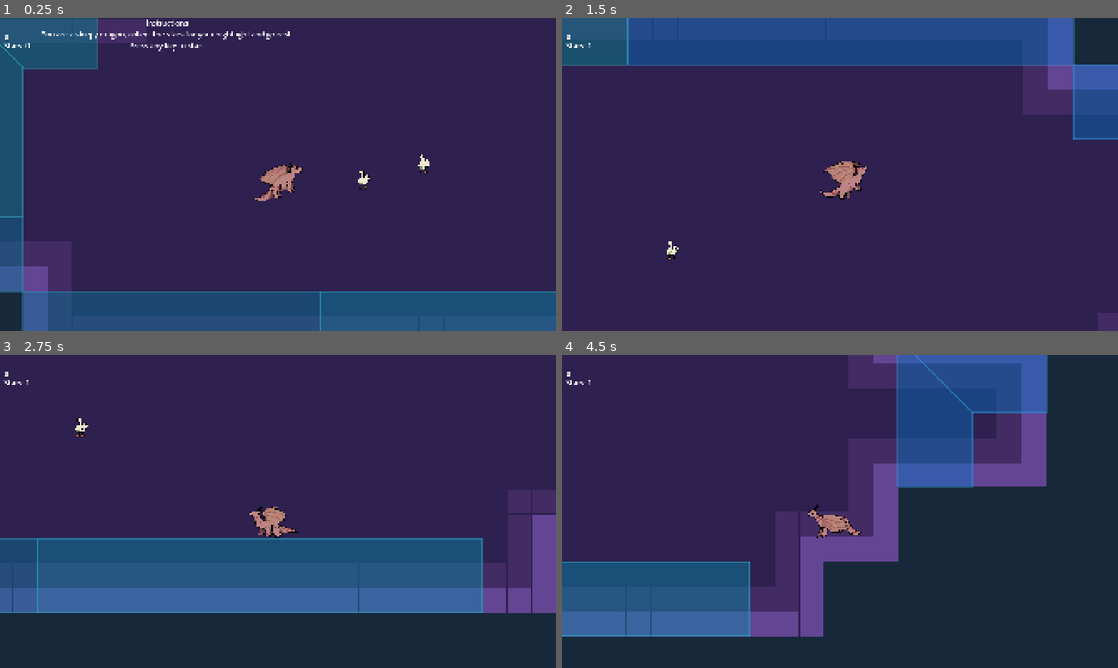
Above: before the commit, frames 1-4 (two rows, left to right).
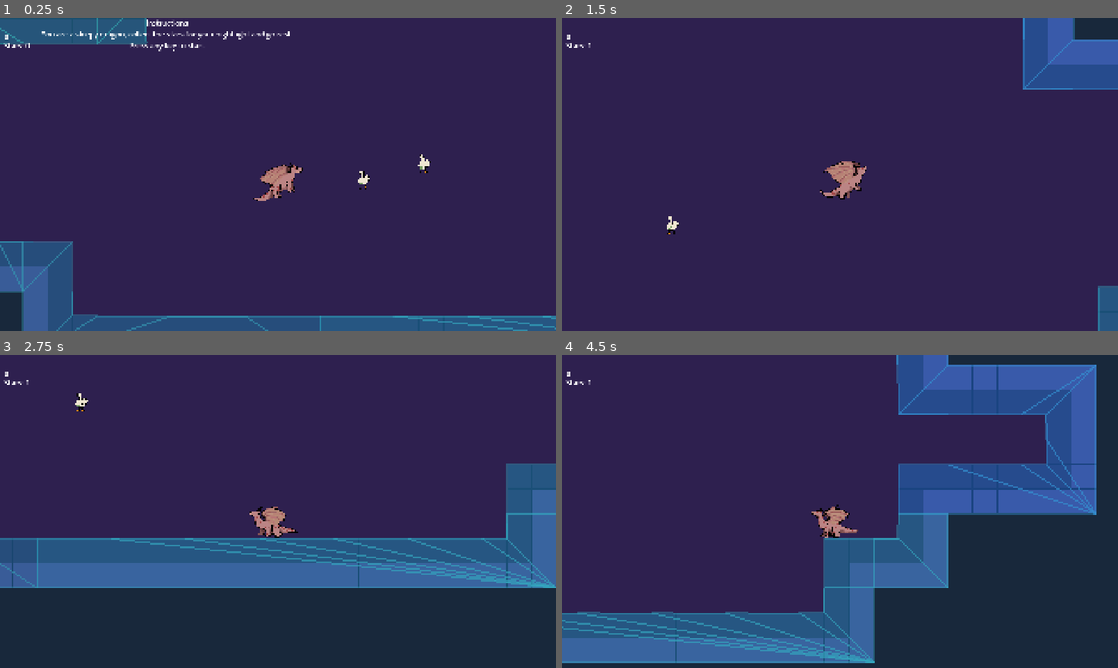
Above: after the commit, the same moments.

Repository: mgirvine21/IllumiateRemake
Game: Godot game, scene res://Scenes/main.tscn
Two runs of this game, one before a commit and one after it. Both use one fixed random seed, a clock stepped at 60 frames per second and the inputs below.
Inputs:
- Up to frame 1 (0.25 s): no input
- Up to frame 2 (1.5 s): tap Enter at 0.5 s; hold D (right) from 0.53 s (still down); tap E (interact) at 0.6, 1.35 s; tap W (jump) at 0.77 s
- Up to frame 3 (2.75 s): tap W (jump) at 1.52 s; release D (right) at 2.03 s; hold A (left) from 2.03 s (still down); tap E (interact) at 2.1 s
- Up to frame 4 (4.5 s): release A (left) at 2.78 s; hold D (right) 2.78-4.28 s; tap E (interact) at 2.85, 3.6, 4.35 s; tap W (jump) at 3.02, 3.77 s; hold A (left) from 4.28 s (still down)

The runs differ from the first frame. In frame 1, 14% of the frame differs, in the area x 0-100%, y 0-100%; in frame 2, 17%; in frame 3, 20%; in frame 4, 36%, in the area x 0-97%, y 0-99%.

Commit message:
Updating tilemap layer collisions

Diff:
--- a/Assets/TileSets/illumiate.tres
+++ b/Assets/TileSets/illumiate.tres
@@ -8,14 +8,14 @@
 0:0/0 = 0
 0:0/0/terrain_set = 0
 0:0/0/terrain = 0
-0:0/0/physics_layer_0/polygon_0/points = PackedVector2Array(-64, -64, 64, -64, 64, 64, -64, 64)
+0:0/0/physics_layer_0/polygon_0/points = PackedVector2Array(-64, -64, 64, -64, 64, 20.94123, 21.46965, 21.489222, 20.88443, 64, -64, 64)
 0:0/0/terrains_peering_bit/right_side = 0
 0:0/0/terrains_peering_bit/bottom_right_corner = 0
 0:0/0/terrains_peering_bit/bottom_side = 0
 1:0/0 = 0
 1:0/0/terrain_set = 0
 1:0/0/terrain = 0
-1:0/0/physics_layer_0/polygon_0/points = PackedVector2Array(-64, -64, 64, -64, 64, 64, -64, 64)
+1:0/0/physics_layer_0/polygon_0/points = PackedVector2Array(-64, -64, 64, -64, 64, 20.51281, -64, 20.638115)
 1:0/0/terrains_peering_bit/right_side = 0
 1:0/0/terrains_peering_bit/bottom_right_corner = 0
 1:0/0/terrains_peering_bit/bottom_side = 0
@@ -24,7 +24,7 @@
 2:0/0 = 0
 2:0/0/terrain_set = 0
 2:0/0/terrain = 0
-2:0/0/physics_layer_0/polygon_0/points = PackedVector2Array(-64, -64, 64, -64, 64, 64, -64, 64)
+2:0/0/physics_layer_0/polygon_0/points = PackedVector2Array(-64, -64, 64, -64, 64, 64, -21.776276, 64, -21.62764, 20.95874, -64, 20.95874)
 2:0/0/terrains_peering_bit/bottom_side = 0
 2:0/0/terrains_peering_bit/bottom_left_corner = 0
 2:0/0/terrains_peering_bit/left_side = 0
@@ -42,6 +42,7 @@
 5:0/0 = 0
 5:0/0/terrain_set = 0
 5:0/0/terrain = 0
+5:0/0/physics_layer_0/polygon_0/points = PackedVector2Array(-64, -64, 64, -64, 64, 64, -21.62764, 64, -21.776276, 21.256027, -64, 21.107384)
 5:0/0/terrains_peering_bit/right_side = 0
 5:0/0/terrains_peering_bit/bottom_side = 0
 5:0/0/terrains_peering_bit/bottom_left_corner = 0
@@ -49,7 +50,7 @@
 0:1/0 = 0
 0:1/0/terrain_set = 0
 0:1/0/terrain = 0
-0:1/0/physics_layer_0/polygon_0/points = PackedVector2Array(-64, -64, 64, -64, 64, 64, -64, 64)
+0:1/0/physics_layer_0/polygon_0/points = PackedVector2Array(-64, -64, 20.593826, -64, 21.493118, 64, -64, 64, -64, 0)
 0:1/0/terrains_peering_bit/right_side = 0
 0:1/0/terrains_peering_bit/bottom_right_corner = 0
 0:1/0/terrains_peering_bit/bottom_side = 0
@@ -69,6 +70,7 @@
 2:1/0 = 0
 2:1/0/terrain_set = 0
 2:1/0/terrain = 0
+2:1/0/physics_layer_0/polygon_0/points = PackedVector2Array(-21.330353, -64, 64, -64, 64, 64, -21.330353, 64)
 2:1/0/terrains_peering_bit/bottom_side = 0
 2:1/0/terrains_peering_bit/bottom_left_corner = 0
 2:1/0/terrains_peering_bit/left_side = 0
@@ -77,12 +79,13 @@
 3:1/0 = 0
 3:1/0/terrain_set = 0
 3:1/0/terrain = 0
+3:1/0/physics_layer_0/polygon_0/points = PackedVector2Array(-64, -64, 64, -64, 64, 64, -64, 64)
 3:1/0/terrains_peering_bit/bottom_side = 0
 3:1/0/terrains_peering_bit/top_side = 0
 4:1/0 = 0
 4:1/0/terrain_set = 0
 4:1/0/terrain = 0
-4:1/0/physics_layer_0/polygon_0/points = PackedVector2Array(-64, -64, 64, -64, 64, 64, -64, 64)
+4:1/0/physics_layer_0/polygon_0/points = PackedVector2Array(-64, -64, 21.06807, -64, 21.06807, -21.252342, 64, -21.62088, 64, 64, -64, 64)
 4:1/0/terrains_peering_bit/right_side = 0
 4:1/0/terrains_peering_bit/bottom_side = 0
 4:1/0/terrains_peering_bit/top_side = 0
@@ -90,6 +93,7 @@
 5:1/0 = 0
 5:1/0/terrain_set = 0
 5:1/0/terrain = 0
+5:1/0/physics_layer_0/polygon_0/points = PackedVector2Array(-20.558922, -21.218838, 64, -20.810104, 64, 64, -20.558922, 64)
 5:1/0/terrains_peering_bit/right_side = 0
 5:1/0/terrains_peering_bit/bottom_side = 0
 5:1/0/terrains_peering_bit/bottom_left_corner = 0
@@ -100,14 +104,14 @@
 0:2/0 = 0
 0:2/0/terrain_set = 0
 0:2/0/terrain = 0
-0:2/0/physics_layer_0/polygon_0/points = PackedVector2Array(-64, -64, 64, -64, 64, 64, -64, 64)
+0:2/0/physics_layer_0/polygon_0/points = PackedVector2Array(-64, -64, 21.06807, -64, 21.06807, -21.252342, 64, -21.62088, 64, 64, -64, 64)
 0:2/0/terrains_peering_bit/right_side = 0
 0:2/0/terrains_peering_bit/top_side = 0
 0:2/0/terrains_peering_bit/top_right_corner = 0
 1:2/0 = 0
 1:2/0/terrain_set = 0
 1:2/0/terrain = 0
-1:2/0/physics_layer_0/polygon_0/points = PackedVector2Array(-64, -64, 64, -64, 64, 64, -64, 64)
+1:2/0/physics_layer_0/polygon_0/points = PackedVector2Array(-64, -20.958748, 64, -20.810104, 64, 64, -64, 64)
 1:2/0/terrains_peering_bit/right_side = 0
 1:2/0/terrains_peering_bit/left_side = 0
 1:2/0/terrains_peering_bit/top_left_corner = 0
@@ -116,6 +120,7 @@
 2:2/0 = 0
 2:2/0/terrain_set = 0
 2:2/0/terrain = 0
+2:2/0/physics_layer_0/polygon_0/points = PackedVector2Array(-21.436623, -21.498032, -21.190926, -64, 64, -64, 64, 64, -64, 64, -64, -21.252342)
 2:2/0/terrains_peering_bit/left_side = 0
 2:2/0/terrains_peering_bit/top_left_corner = 0
 2:2/0/terrains_peering_bit/top_side = 0
@@ -127,7 +132,7 @@
 4:2/0 = 0
 4:2/0/terrain_set = 0
 4:2/0/terrain = 0
-4:2/0/physics_layer_0/polygon_0/points = PackedVector2Array(-64, -64, 64, -64, 64, 64, -64, 64)
+4:2/0/physics_layer_0/polygon_0/points = PackedVector2Array(-64, -64, 64, -64, 64, 20.683754, 20.953537, 21.043472, 21.133392, 64, -64, 64)
 4:2/0/terrains_peering_bit/right_side = 0
 4:2/0/terrains_peering_bit/bottom_right_corner = 0
 4:2/0/terrains_peering_bit/bottom_side = 0
@@ -135,6 +140,7 @@
 5:2/0 = 0
 5:2/0/terrain_set = 0
 5:2/0/terrain = 0
+5:2/0/physics_layer_0/polygon_0/points = PackedVector2Array(-21.5, -64, 64, -64, 64, 20.803162, -20.934845, 20.013168)
 5:2/0/terrains_peering_bit/right_side = 0
 5:2/0/terrains_peering_bit/bottom_right_corner = 0
 5:2/0/terrains_peering_bit/bottom_side = 0
@@ -145,6 +151,7 @@
 0:3/0 = 0
 0:3/0/terrain_set = 0
 0:3/0/terrain = 0
+0:3/0/physics_layer_0/polygon_0/points = PackedVector2Array(-64, -64, 64, -64, 64, 64, -64, 64)
 0:3/0/terrains_peering_bit/right_side = 0
 1:3/0 = 0
 1:3/0/terrain_set = 0
@@ -164,11 +171,13 @@
 4:3/0 = 0
 4:3/0/terrain_set = 0
 4:3/0/terrain = 0
+4:3/0/physics_layer_0/polygon_0/points = PackedVector2Array(-64, -64, 64, -64, 64, 64, -64, 64)
 4:3/0/terrains_peering_bit/right_side = 0
 4:3/0/terrains_peering_bit/top_side = 0
 5:3/0 = 0
 5:3/0/terrain_set = 0
 5:3/0/terrain = 0
+5:3/0/physics_layer_0/polygon_0/points = PackedVector2Array(-20.945236, -21.129494, -20.822388, -64, 64, -64, 64, 64, -64, 64, -64, -21.129494)
 5:3/0/terrains_peering_bit/right_side = 0
 5:3/0/terrains_peering_bit/left_side = 0
 5:3/0/terrains_peering_bit/top_left_corner = 0
@@ -176,6 +185,7 @@
 6:0/0 = 0
 6:0/0/terrain_set = 0
 6:0/0/terrain = 0
+6:0/0/physics_layer_0/polygon_0/points = PackedVector2Array(-64, -64, 64, -64, 64, 20.812737, 20.863495, 20.711212, 21.472649, 64, -64, 64)
 6:0/0/terrains_peering_bit/right_side = 0
 6:0/0/terrains_peering_bit/bottom_right_corner = 0
 6:0/0/terrains_peering_bit/bottom_side = 0
@@ -183,17 +193,20 @@
 7:0/0 = 0
 7:0/0/terrain_set = 0
 7:0/0/terrain = 0
+7:0/0/physics_layer_0/polygon_0/points = PackedVector2Array(-64, -64, 64, -64, 64, 64, -64, 64)
 7:0/0/terrains_peering_bit/bottom_side = 0
 7:0/0/terrains_peering_bit/left_side = 0
 8:0/0 = 0
 8:0/0/terrain_set = 0
 8:0/0/terrain = 0
+8:0/0/physics_layer_0/polygon_0/points = PackedVector2Array(-64, -64, 64, -64, 64, 64, -64, 64)
 8:0/0/terrains_peering_bit/right_side = 0
 8:0/0/terrains_peering_bit/bottom_side = 0
 8:0/0/terrains_peering_bit/left_side = 0
 9:0/0 = 0
 9:0/0/terrain_set = 0
 9:0/0/terrain = 0
+9:0/0/physics_layer_0/polygon_0/points = PackedVector2Array(-21.181702, -21.701965, -21.330353, -64, 64, -64, 64, 20.812737, 20.863495, 20.711212, 21.472649, 64, -64, 64, -64, -20.810104)
 9:0/0/terrains_peering_bit/right_side = 0
 9:0/0/terrains_peering_bit/bottom_right_corner = 0
 9:0/0/terrains_peering_bit/bottom_side = 0
@@ -203,6 +216,7 @@
 6:1/0 = 0
 6:1/0/terrain_set = 0
 6:1/0/terrain = 0
+6:1/0/physics_layer_0/polygon_0/points = PackedVector2Array(-64, -20.958748, 20.88443, -20.66146, 21.033066, 64, -64, 64)
 6:1/0/terrains_peering_bit/right_side = 0
 6:1/0/terrains_peering_bit/bottom_right_corner = 0
 6:1/0/terrains_peering_bit/bottom_side = 0
@@ -213,6 +227,7 @@
 7:1/0 = 0
 7:1/0/terrain_set = 0
 7:1/0/terrain = 0
+7:1/0/physics_layer_0/polygon_0/points = PackedVector2Array(-21.436623, -21.498032, -21.190926, -64, 64, -64, 64, 64, -64, 64, -64, -21.252342)
 7:1/0/terrains_peering_bit/bottom_side = 0
 7:1/0/terrains_peering_bit/left_side = 0
 7:1/0/terrains_peering_bit/top_left_corner = 0
@@ -220,6 +235,7 @@
 8:1/0 = 0
 8:1/0/terrain_set = 0
 8:1/0/terrain = 0
+8:1/0/physics_layer_0/polygon_0/points = PackedVector2Array(-64, -20.958748, 64, -20.810104, 64, 64, -64, 64)
 8:1/0/terrains_peering_bit/right_side = 0
 8:1/0/terrains_peering_bit/bottom_side = 0
 8:1/0/terrains_peering_bit/left_side = 0
@@ -229,6 +245,7 @@
 9:1/0 = 0
 9:1/0/terrain_set = 0
 9:1/0/terrain = 0
+9:1/0/physics_layer_0/polygon_0/points = PackedVector2Array(-64, -64, 21.06807, -64, 21.06807, -21.252342, 64, -21.62088, 64, 64, -20.822388, 64, -20.822388, 20.883812, -64, 21.006653)
 9:1/0/terrains_peering_bit/right_side = 0
 9:1/0/terrains_peering_bit/bottom_side = 0
 9:1/0/terrains_peering_bit/bottom_left_corner = 0
@@ -238,6 +255,7 @@
 6:2/0 = 0
 6:2/0/terrain_set = 0
 6:2/0/terrain = 0
+6:2/0/physics_layer_0/polygon_0/points = PackedVector2Array(-64, -64, 20.593826, -64, 20.953537, 21.043472, -64, 20.86361, -64, 0)
 6:2/0/terrains_peering_bit/right_side = 0
 6:2/0/terrains_peering_bit/bottom_right_corner = 0
 6:2/0/terrains_peering_bit/bottom_side = 0
@@ -248,6 +266,7 @@
 7:2/0 = 0
 7:2/0/terrain_set = 0
 7:2/0/terrain = 0
+7:2/0/physics_layer_0/polygon_0/points = PackedVector2Array(-64, -64, 64, -64, 64, 64, -21.776276, 64, -21.62764, 20.95874, -64, 20.95874)
 7:2/0/terrains_peering_bit/bottom_side = 0
 7:2/0/terrains_peering_bit/bottom_left_corner = 0
 7:2/0/terrains_peering_bit/left_side = 0
@@ -255,6 +274,7 @@
 8:2/0 = 0
 8:2/0/terrain_set = 0
 8:2/0/terrain = 0
+8:2/0/physics_layer_0/polygon_0/points = PackedVector2Array(-64, -64, 64, -64, 64, 20.51281, -64, 20.638115)
 8:2/0/terrains_peering_bit/right_side = 0
 8:2/0/terrains_peering_bit/bottom_right_corner = 0
 8:2/0/terrains_peering_bit/bottom_side = 0
@@ -264,6 +284,7 @@
 9:2/0 = 0
 9:2/0/terrain_set = 0
 9:2/0/terrain = 0
+9:2/0/physics_layer_0/polygon_0/points = PackedVector2Array(-64, -64, 64, -64, 64, 20.812737, 20.863495, 20.711212, 21.472649, 64, -64, 64)
 9:2/0/terrains_peering_bit/right_side = 0
 9:2/0/terrains_peering_bit/bottom_right_corner = 0
 9:2/0/terrains_peering_bit/bottom_side = 0
@@ -272,6 +293,7 @@
 10:2/0 = 0
 10:2/0/terrain_set = 0
 10:2/0/terrain = 0
+10:2/0/physics_layer_0/polygon_0/points = PackedVector2Array(-64, -64, 64, -64, 64, 64, -21.776276, 64, -21.62764, 20.95874, -64, 20.95874)
 10:2/0/terrains_peering_bit/right_side = 0
 10:2/0/terrains_peering_bit/bottom_side = 0
 10:2/0/terrains_peering_bit/bottom_left_corner = 0
@@ -280,6 +302,7 @@
 6:3/0 = 0
 6:3/0/terrain_set = 0
 6:3/0/terrain = 0
+6:3/0/physics_layer_0/polygon_0/points = PackedVector2Array(-64, -64, 21.06807, -64, 21.06807, -21.252342, 64, -21.62088, 64, 64, -64, 64)
 6:3/0/terrains_peering_bit/right_side = 0
 6:3/0/terrains_peering_bit/left_side = 0
 6:3/0/terrains_peering_bit/top_side = 0
@@ -287,17 +310,20 @@
 7:3/0 = 0
 7:3/0/terrain_set = 0
 7:3/0/terrain = 0
+7:3/0/physics_layer_0/polygon_0/points = PackedVector2Array(-64, -64, 64, -64, 64, 64, -64, 64)
 7:3/0/terrains_peering_bit/left_side = 0
 7:3/0/terrains_peering_bit/top_side = 0
 8:3/0 = 0
 8:3/0/terrain_set = 0
 8:3/0/terrain = 0
+8:3/0/physics_layer_0/polygon_0/points = PackedVector2Array(-64, -64, 64, -64, 64, 64, -64, 64)
 8:3/0/terrains_peering_bit/right_side = 0
 8:3/0/terrains_peering_bit/left_side = 0
 8:3/0/terrains_peering_bit/top_side = 0
 9:3/0 = 0
 9:3/0/terrain_set = 0
 9:3/0/terrain = 0
+9:3/0/physics_layer_0/polygon_0/points = PackedVector2Array(-64, -64, 21.06807, -64, 21.06807, -21.252342, 64, -21.62088, 64, 64, -64, 64)
 9:3/0/terrains_peering_bit/right_side = 0
 9:3/0/terrains_peering_bit/bottom_side = 0
 9:3/0/terrains_peering_bit/left_side = 0
@@ -306,6 +332,7 @@
 10:3/0 = 0
 10:3/0/terrain_set = 0
 10:3/0/terrain = 0
+10:3/0/physics_layer_0/polygon_0/points = PackedVector2Array(-21.436623, -21.498032, -21.190926, -64, 64, -64, 64, 64, -64, 64, -64, -21.252342)
 10:3/0/terrains_peering_bit/right_side = 0
 10:3/0/terrains_peering_bit/bottom_side = 0
 10:3/0/terrains_peering_bit/left_side = 0
@@ -314,12 +341,14 @@
 4:4/0 = 0
 4:4/0/terrain_set = 0
 4:4/0/terrain = 0
+4:4/0/physics_layer_0/polygon_0/points = PackedVector2Array(-64, -64, 64, -64, 64, 64, -64, 64)
 4:4/0/terrains_peering_bit/right_side = 0
 4:4/0/terrains_peering_bit/bottom_side = 0
 4:4/0/terrains_peering_bit/top_side = 0
 5:4/0 = 0
 5:4/0/terrain_set = 0
 5:4/0/terrain = 0
+5:4/0/physics_layer_0/polygon_0/points = PackedVector2Array(-21.330353, -64, 64, -64, 64, 64, -21.330353, 64)
 5:4/0/terrains_peering_bit/right_side = 0
 5:4/0/terrains_peering_bit/bottom_side = 0
 5:4/0/terrains_peering_bit/bottom_left_corner = 0
@@ -329,6 +358,7 @@
 6:4/0 = 0
 6:4/0/terrain_set = 0
 6:4/0/terrain = 0
+6:4/0/physics_layer_0/polygon_0/points = PackedVector2Array(-64, -64, 20.593826, -64, 21.493118, 64, -64, 64, -64, 0)
 6:4/0/terrains_peering_bit/right_side = 0
 6:4/0/terrains_peering_bit/bottom_right_corner = 0
 6:4/0/terrains_peering_bit/bottom_side = 0
@@ -338,12 +368,14 @@
 7:4/0 = 0
 7:4/0/terrain_set = 0
 7:4/0/terrain = 0
+7:4/0/physics_layer_0/polygon_0/points = PackedVector2Array(-64, -64, 64, -64, 64, 64, -64, 64)
 7:4/0/terrains_peering_bit/bottom_side = 0
 7:4/0/terrains_peering_bit/left_side = 0
 7:4/0/terrains_peering_bit/top_side = 0
 8:4/0 = 0
 8:4/0/terrain_set = 0
 8:4/0/terrain = 0
+8:4/0/physics_layer_0/polygon_0/points = PackedVector2Array(-64, -64, 64, -64, 64, 64, -64, 64)
 8:4/0/terrains_peering_bit/right_side = 0
 8:4/0/terrains_peering_bit/bottom_side = 0
 8:4/0/terrains_peering_bit/left_side = 0
